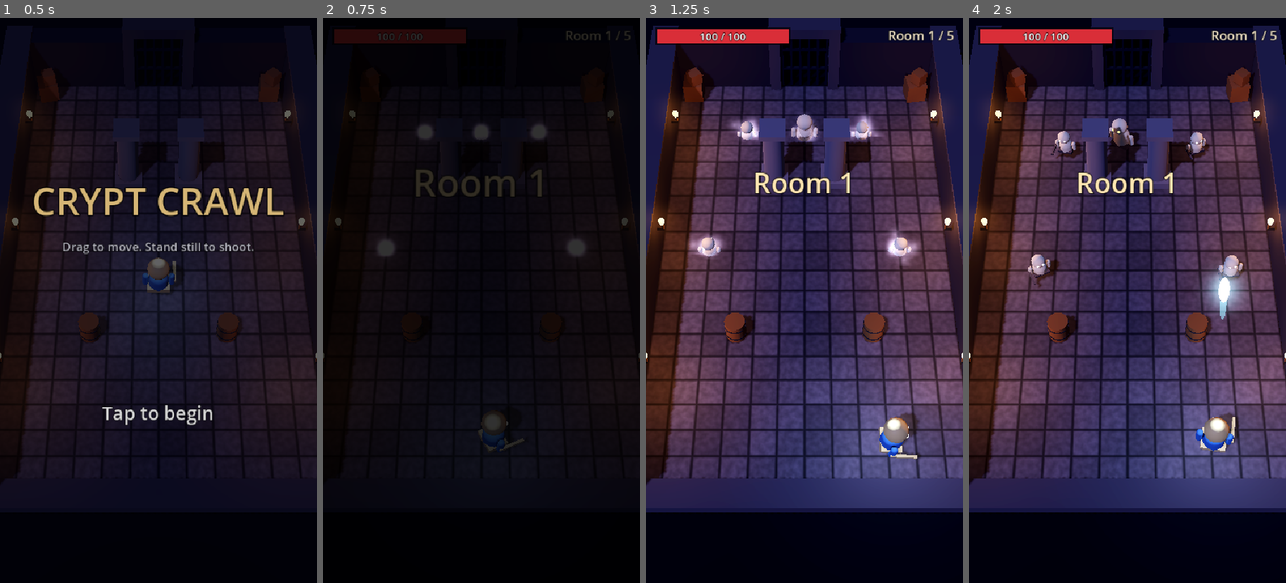
Above: before the commit, frames 1-4 (left to right).
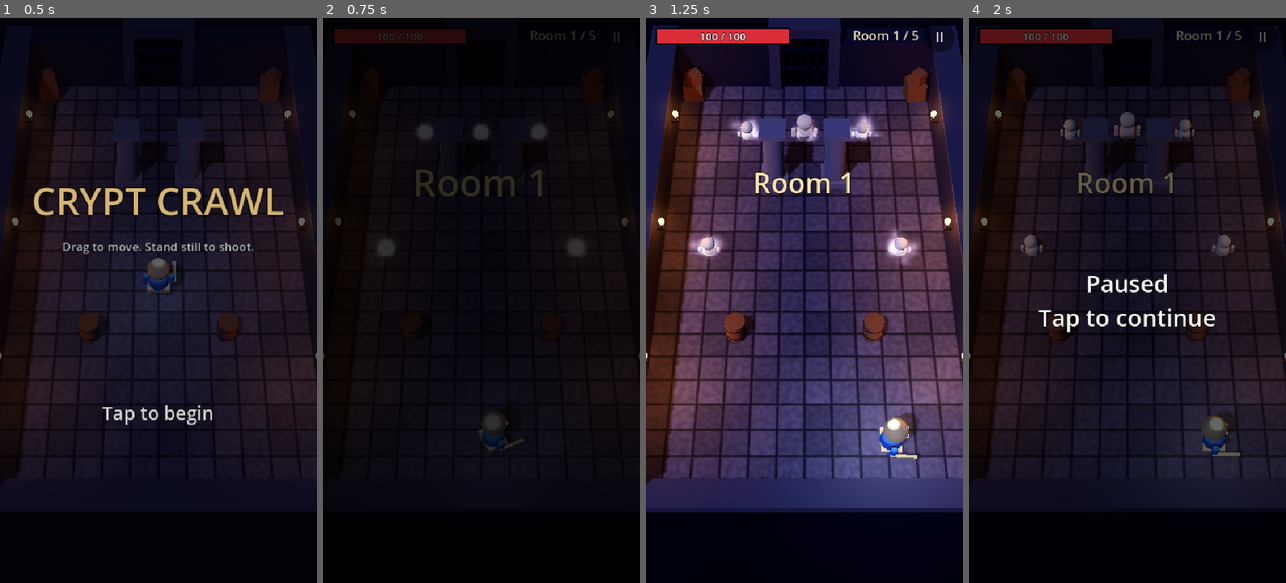
Above: after the commit, the same moments.

Repository: incorruptibleyt/AAA-GAME-DESIGN
Game: Godot game, scene res://scenes/main.tscn
The game is run twice, just before and just after one commit, with the same random seed, the same clock (stepped at 60 frames per second) and the same inputs.
Inputs (mouse positions are in pixels of both pictures, inside the frame that each line leads up to):
- Up to frame 1 (0.5 s): no input
- Up to frame 2 (0.75 s): tap Enter at 0.5 s; move the mouse to (551, 272) at 0.52 s; hold D from 0.53 s (still down); click (551, 272) at 0.67 s
- Up to frame 3 (1.25 s): keep holding D
- Up to frame 4 (2 s): release D at 1.25 s; click (1263, 34) at 1.25 s, where only the run after the commit has a clickable "II"

Frame 1 is identical in both runs. In frame 2, 0.2% of the frame differs, in the area x 65-98%, y 2-5%; in frame 3, 0.5%; in frame 4, 73%, in the area x 0-100%, y 0-88%.

Commit message:
Fix end-of-fight bugs and add pause button, back button and low-health warning
- Stray arrows or blasts can no longer kill the hero after the king falls
  (which used to turn a victory into "You died"); leftover skeleton attacks
  are cleared when a room or the boss is beaten.
- Blessing cards ignore taps for a moment so a moving thumb can't pick one
  by accident.
- Pause button on screen; Android back pauses instead of closing the app.
- Red screen-edge glow and phone vibration when hurt.
- Twin Bolts card now says it lowers each bolt's damage.
- Test robot can pause/resume and play several runs in a row; CI checks a
  restart too.

Co-Authored-By: Claude Opus 5.5 (1M context) <noreply@anthropic.com>
Claude-Session: https://claude.ai/code/session_011dCkZfSyMufLvisEdWMgRS

Diff:
--- a/project.godot
+++ b/project.godot
@@ -6,6 +6,7 @@
 
 config/name="Crypt Crawl"
 config/icon="res://icon.png"
+config/quit_on_go_back=false
 config/description="Top-down dungeon action for phones."
 run/main_scene="res://scenes/main.tscn"
 config/features=PackedStringArray("4.5", "GL Compatibility")
--- a/scripts/autoplay.gd
+++ b/scripts/autoplay.gd
@@ -6,6 +6,9 @@
 
 var god := false
 var start_room := 1
+var runs := 1
+var _paused_once := false
+var _dumped_room := -1
 var shots_dir := ""
 var _t := 0.0
 var _next_shot := 1.0
@@ -19,6 +22,8 @@
 	for a in OS.get_cmdline_user_args():
 		if a == "god":
 			god = true
+		elif a.begins_with("runs="):
+			runs = int(a.substr(5))
 		elif a.begins_with("room="):
 			start_room = int(a.substr(5))
 		elif a.begins_with("shots="):
@@ -54,8 +59,26 @@
 		Game.State.DEAD, Game.State.VICTORY:
 			if Game._state_time > 2.5:
 				print("[autoplay] END state=%s room=%d kills=%d time=%.1f" % [Game.State.keys()[Game.state], Game._room_index + 1, Game._kills, Game._run_time])
-				get_tree().quit()
+				runs -= 1
+				if runs <= 0:
+					get_tree().quit()
+				else:
+					Game._on_screen_tapped()   # try again
+		Game.State.PAUSED:
+			if Game._state_time > 1.0:
+				Game._on_screen_tapped()
+
 		Game.State.PLAYING:
+			if not _paused_once and Game._room_index == 1 and Game._state_time > 2.0:
+				_paused_once = true
+				print("[autoplay] pause test")
+				Game._on_pause_pressed()
+				return
+			if Game._state_time > 60.0 and _dumped_room != Game._room_index:
+				_dumped_room = Game._room_index
+				print("[autoplay] SLOW room=%d" % (Game._room_index + 1))
+				for a: Actor in Actor.all:
+					print("   ", a.get_script().get_global_name(), " pos=", a.global_position, " hp=", a.health)
 			_drive(delta)
 	if _t > 600.0:
 		print("[autoplay] TIMEOUT room=%d hero=%s" % [Game._room_index + 1, Game.hero.global_position])
--- a/scripts/game.gd
+++ b/scripts/game.gd
@@ -53,6 +53,7 @@
 	add_child(hud)
 	hud.card_picked.connect(_on_card_picked)
 	hud.screen_tapped.connect(_on_screen_tapped)
+	hud.pause_pressed.connect(_on_pause_pressed)
 
 	_build_run()
 	_load_room(0, false)
@@ -112,6 +113,13 @@
 	if what == NOTIFICATION_APPLICATION_PAUSED or what == NOTIFICATION_APPLICATION_FOCUS_OUT:
 		if state == State.PLAYING:
 			_pause()
+	elif what == NOTIFICATION_WM_GO_BACK_REQUEST:
+		# Android's back button pauses the game; from the pause or title screen it leaves.
+		match state:
+			State.PLAYING:
+				_pause()
+			State.PAUSED, State.TITLE, State.DEAD, State.VICTORY:
+				get_tree().quit()
 
 
 func keyboard_move() -> Vector2:
@@ -296,6 +304,7 @@
 				a.take_damage(9999.0, Vector3.ZERO, 0.0)
 		_win()
 	elif alive_enemies == 0 and not _in_boss_room():
+		_clear_enemy_attacks()
 		_room_cleared()
 
 
@@ -327,8 +336,20 @@
 	hud.banner(u.title, u.color)
 
 
+## Removes skeleton arrows and warning markers still in the air once a fight is over.
+func _clear_enemy_attacks() -> void:
+	if Room.current == null:
+		return
+	for n in Room.current.get_children():
+		if n is Projectile and (n as Projectile).owner_team == Actor.Team.UNDEAD:
+			n.queue_free()
+		elif n is Telegraph:
+			(n as Telegraph).cancel()
+
+
 func _win() -> void:
 	_set_state(State.VICTORY)
+	_clear_enemy_attacks()
 	hud.hide_boss()
 	await get_tree().create_timer(1.2, true, false, true).timeout
 	Sfx.play("victory")
@@ -340,7 +361,7 @@
 
 
 func on_hero_died() -> void:
-	if state == State.DEAD:
+	if state == State.DEAD or state == State.VICTORY:
 		return
 	_set_state(State.DEAD)
 	await get_tree().create_timer(1.4, true, false, true).timeout
@@ -348,6 +369,11 @@
 	var where := "the throne room" if _in_boss_room() else "room %d of %d" % [_room_index + 1, _combat_rooms()]
 	hud.show_end(true, false, "You fell in %s.\n\nTime  %s\nSkeletons destroyed  %d" % [where, _format_time(_run_time), _kills])
 	_state_time = 0.0
+
+
+func _on_pause_pressed() -> void:
+	if state == State.PLAYING:
+		_pause()
 
 
 func _pause() -> void:
--- a/scripts/hero.gd
+++ b/scripts/hero.gd
@@ -50,7 +50,7 @@
 
 
 func can_be_hit() -> bool:
-	return not dead and _invulnerable <= 0.0
+	return not dead and _invulnerable <= 0.0 and Game.state == Game.State.PLAYING
 
 
 func on_kill() -> void:
@@ -147,6 +147,7 @@
 	if dead:
 		return
 	Sfx.play("hurt")
+	Input.vibrate_handheld(45)
 	Game.shake(0.35)
 	Game.hit_stop(0.06)
 	_invulnerable = 0.7
--- a/scripts/hud.gd
+++ b/scripts/hud.gd
@@ -6,6 +6,7 @@
 
 signal card_picked(index: int)
 signal screen_tapped
+signal pause_pressed
 
 const STICK_RADIUS := 70.0
 
@@ -33,12 +34,16 @@
 var _end_title: Label
 var _end_stats: Label
 var _pause_box: Control
+var _pause_button: Button
+var _danger: TextureRect
+var _cards_age := 0.0
 var _fade: ColorRect
 
 
 func _ready() -> void:
 	process_mode = Node.PROCESS_MODE_ALWAYS
 	layer = 10
+	_build_danger()
 	_build_hud()
 	_stick = Joystick.new()
 	_stick.radius = STICK_RADIUS
@@ -133,11 +138,29 @@
 
 	_room_label = label("", 22, Color(0.9, 0.85, 0.75), HORIZONTAL_ALIGNMENT_RIGHT)
 	_room_label.set_anchors_preset(Control.PRESET_TOP_RIGHT)
-	_room_label.offset_left = -216
-	_room_label.offset_right = -16
+	_room_label.offset_left = -276
+	_room_label.offset_right = -76
 	_room_label.offset_top = 12
 	_room_label.offset_bottom = 48
 	root.add_child(_room_label)
+
+	_pause_button = Button.new()
+	_pause_button.text = "II"
+	_pause_button.focus_mode = Control.FOCUS_NONE
+	_pause_button.add_theme_font_size_override("font_size", 22)
+	var pb := StyleBoxFlat.new()
+	pb.bg_color = Color(0, 0, 0, 0.45)
+	pb.set_corner_radius_all(26)
+	_pause_button.add_theme_stylebox_override("normal", pb)
+	_pause_button.add_theme_stylebox_override("hover", pb)
+	_pause_button.add_theme_stylebox_override("pressed", pb)
+	_pause_button.set_anchors_preset(Control.PRESET_TOP_RIGHT)
+	_pause_button.offset_left = -66
+	_pause_button.offset_right = -14
+	_pause_button.offset_top = 6
+	_pause_button.offset_bottom = 58
+	_pause_button.pressed.connect(func(): pause_pressed.emit())
+	root.add_child(_pause_button)
 
 	_boss_box = Control.new()
 	_boss_box.mouse_filter = Control.MOUSE_FILTER_IGNORE
@@ -167,6 +190,29 @@
 	_banner.offset_bottom = -150
 	_banner.modulate.a = 0.0
 	root.add_child(_banner)
+
+
+## A red glow around the screen edges when health is low.
+func _build_danger() -> void:
+	var g := Gradient.new()
+	g.set_color(0, Color(0.7, 0, 0, 0))
+	g.set_color(1, Color(0.7, 0, 0, 0.75))
+	g.add_point(0.6, Color(0.7, 0, 0, 0))
+	var tex := GradientTexture2D.new()
+	tex.gradient = g
+	tex.fill = GradientTexture2D.FILL_RADIAL
+	tex.fill_from = Vector2(0.5, 0.5)
+	tex.fill_to = Vector2(1.05, 1.05)
+	tex.width = 128
+	tex.height = 128
+	_danger = TextureRect.new()
+	_danger.texture = tex
+	_danger.stretch_mode = TextureRect.STRETCH_SCALE
+	_danger.expand_mode = TextureRect.EXPAND_IGNORE_SIZE
+	_danger.mouse_filter = Control.MOUSE_FILTER_IGNORE
+	full(_danger)
+	_danger.modulate.a = 0.0
+	add_child(_danger)
 
 
 func _build_cards() -> void:
@@ -288,6 +334,8 @@
 			if _title_box.visible or _end_box.visible or _pause_box.visible:
 				screen_tapped.emit()
 				return
+			if _safe.visible and _pause_button.get_global_rect().has_point(t.position):
+				return
 			if _stick_touch == -1 and not _overlay_open() and Game.state == Game.State.PLAYING:
 				_stick_touch = t.index
 				_stick_origin = t.position
@@ -318,7 +366,8 @@
 
 
 func _on_card(i: int) -> void:
-	if not _cards_box.visible:
+	# Ignore taps in the first moment so a thumb that was moving doesn't pick by accident.
+	if not _cards_box.visible or _cards_age < 0.45:
 		return
 	_cards_box.visible = false
 	card_picked.emit(i)
@@ -327,6 +376,7 @@
 # ---------------------------------------------------------------- per frame
 
 func _process(delta: float) -> void:
+	_cards_age += delta
 	if Game.state != Game.State.PLAYING and _stick_touch != -1:
 		_release_stick()
 	var hero := Game.hero
@@ -334,6 +384,11 @@
 		_shown_hp = move_toward(_shown_hp, hero.health / hero.max_health, delta * 1.5)
 		_hp_fill.anchor_right = clampf(_shown_hp, 0.0, 1.0)
 		_hp_label.text = "%d / %d" % [ceili(hero.health), roundi(hero.max_health)]
+		var low := 1.0 - clampf(hero.health / hero.max_health / 0.35, 0.0, 1.0)
+		if hero.dead or not _safe.visible:
+			low = 0.0
+		var beat := 0.75 + 0.25 * sin(Time.get_ticks_msec() * 0.008)
+		_danger.modulate.a = move_toward(_danger.modulate.a, low * beat, delta * 3.0)
 	var boss := Game.boss
 	if boss and is_instance_valid(boss):
 		_boss_fill.anchor_right = clampf(boss.health / boss.max_health, 0.0, 1.0)
@@ -380,6 +435,7 @@
 		var sb := b.get_theme_stylebox("normal") as StyleBoxFlat
 		sb.border_color = u.color
 	_cards_box.visible = true
+	_cards_age = 0.0
 
 
 func show_title(v: bool, best := "") -> void:
--- a/scripts/upgrades.gd
+++ b/scripts/upgrades.gd
@@ -5,7 +5,7 @@
 const LIST := [
 	{"id": "damage", "title": "Sharpened Bolts", "text": "+30% damage", "color": Color(0.95, 0.35, 0.3), "max": 99},
 	{"id": "speed", "title": "Quick Draw", "text": "+25% attack speed", "color": Color(1.0, 0.75, 0.25), "max": 99},
-	{"id": "multishot", "title": "Twin Bolts", "text": "+1 bolt forward", "color": Color(0.4, 0.75, 1.0), "max": 3},
+	{"id": "multishot", "title": "Twin Bolts", "text": "+1 bolt forward (each hits 10% softer)", "color": Color(0.4, 0.75, 1.0), "max": 3},
 	{"id": "diagonal", "title": "Fan of Bolts", "text": "+2 bolts at an angle", "color": Color(0.35, 0.6, 1.0), "max": 2},
 	{"id": "rear", "title": "Eyes in the Back", "text": "+1 bolt backward", "color": Color(0.6, 0.6, 1.0), "max": 1},
 	{"id": "pierce", "title": "Piercing Shot", "text": "Bolts pass through 1 more enemy", "color": Color(0.75, 0.9, 1.0), "max": 2},
Not shown, changed: export_presets.cfg
Not shown, changed: .github/workflows/android-build.yml
